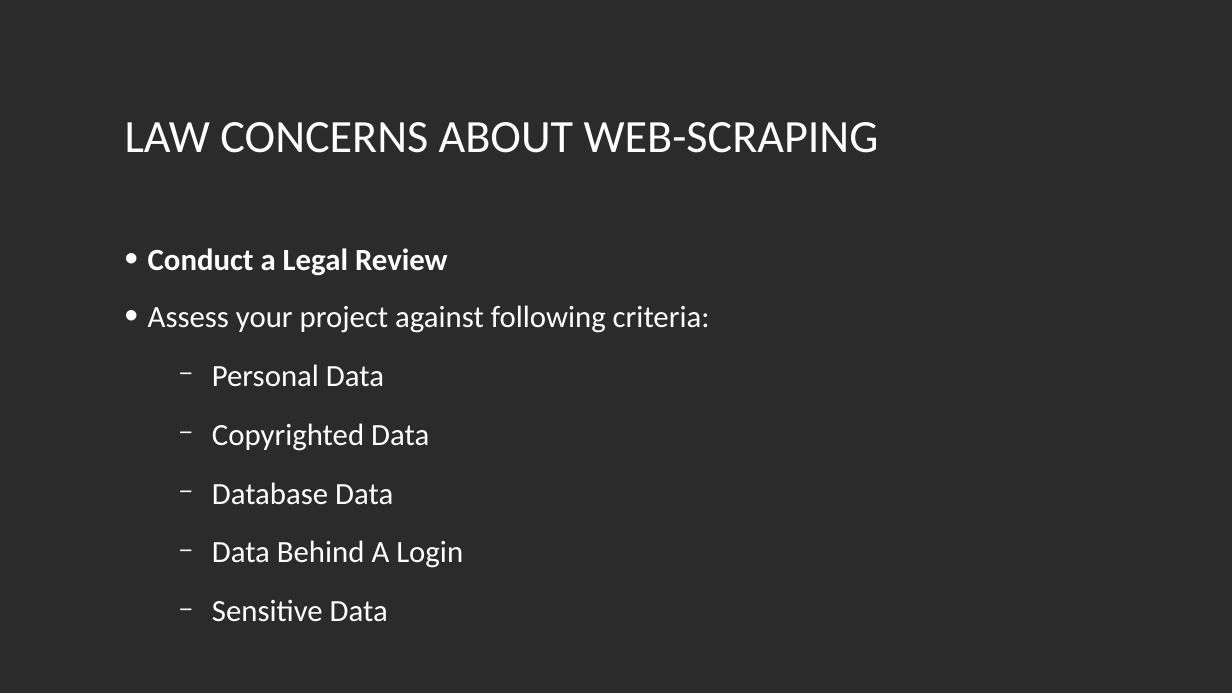
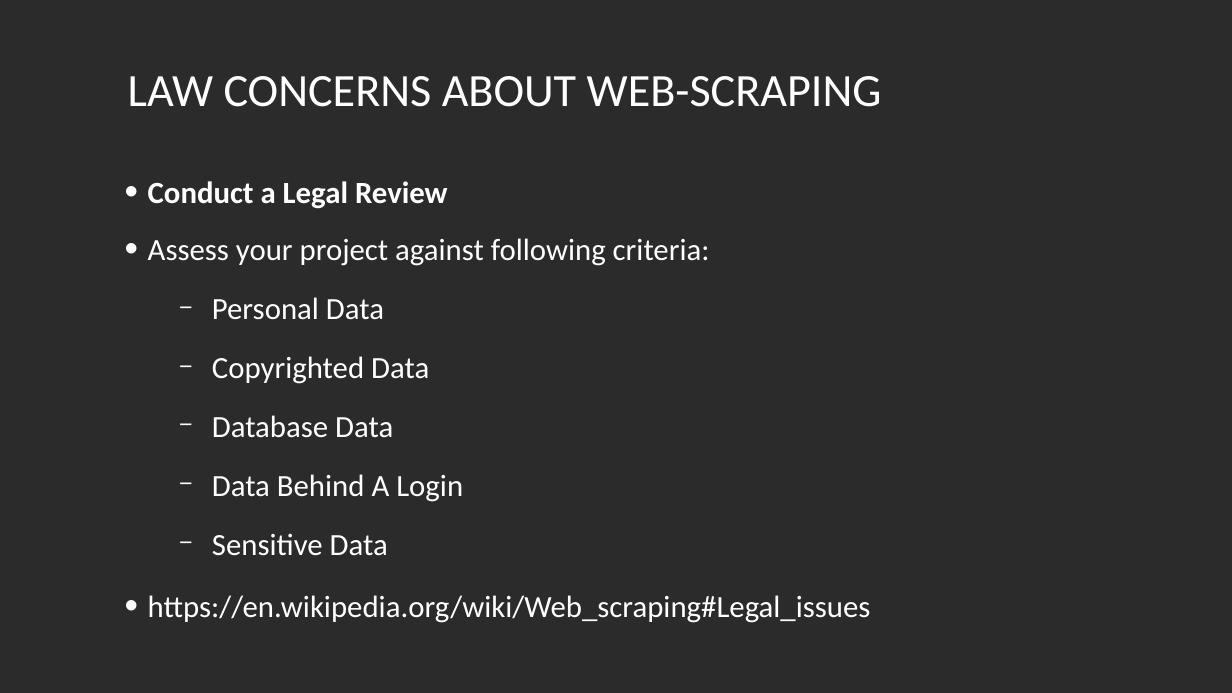
Before and after one commit to nam4dev/web_scraping_presentation, a slide deck: slide 5 of presentation/webscrapping_presentation.odp. Drawn at 1232x693 pixels with LibreOffice and Linux fonts; fonts in the diff are those of the drawing; background and template pictures are left out; a plain dark background stands for a picture behind light text. Boxes give left, top, right and bottom in pixels: in the first picture for what was removed or moved away, otherwise in the second. Text is boxed around its words. In the diff, an @@ line names an element or a change of style, - is before the commit and + after.

```diff
--- a/presentation/webscrapping_presentation.odp
+++ b/presentation/webscrapping_presentation.odp
@@ title "LAW CONCERNS ABOUT WEB-SCRAPING" moved from (x1=125, y1=122, x2=879, y2=153) to (x1=128, y1=76, x2=882, y2=107) @@
@@ text "Conduct a Legal Review" moved from (x1=148, y1=248, x2=710, y2=622) to (x1=148, y1=181, x2=871, y2=623) @@
@@ text at (x1=148, y1=595, x2=871, y2=623): paragraph added @@
+• https://en.wikipedia.org/wiki/Web_scraping#Legal_issues
```
Also in this commit, not shown: 9 other slides changed, 3 slides added, 13 other files.
